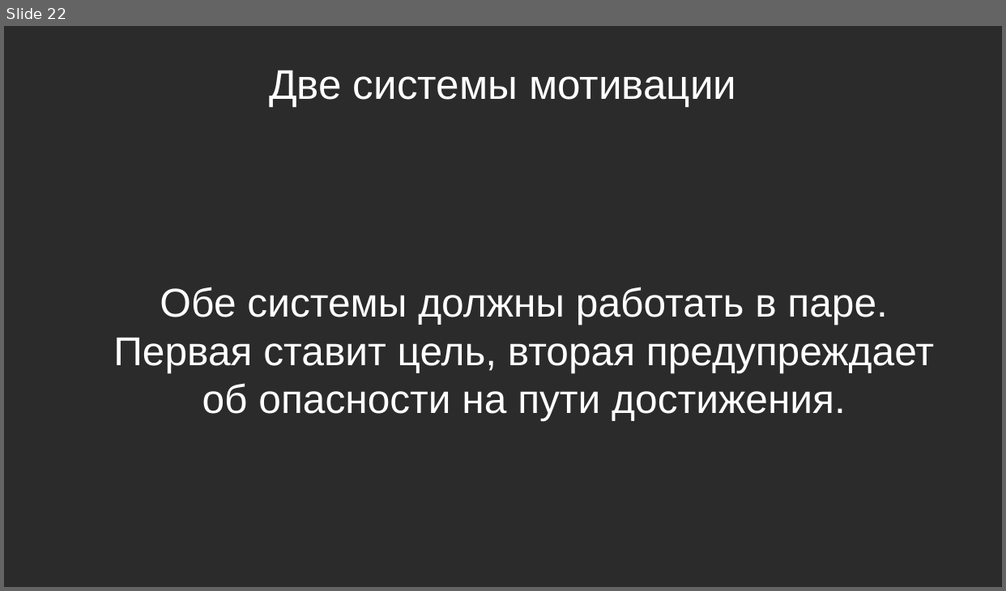
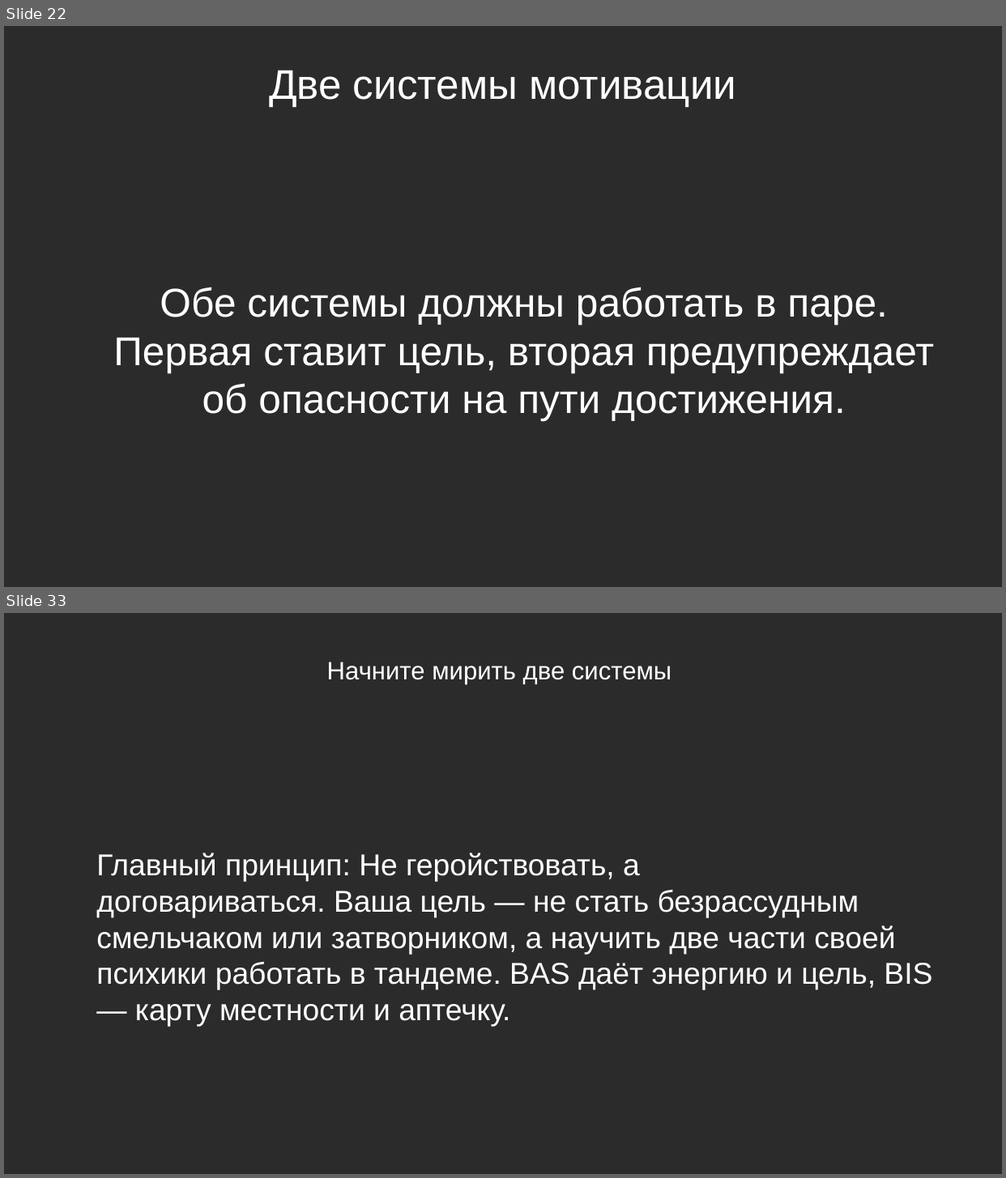
Before and after one commit to Chularev/articles, a slide deck: Psychology/Гомеостаз и мотивация (практика).odp. Shown one above the other, each under a label of ours: slide 22 before the commit, slides 22 and 33 after it; the slides between them are not shown. The pictures are 1006x591 and 1006x1178 pixels, drawn with LibreOffice and Linux fonts; fonts in the diff are those of the drawing; background and template pictures are left out; a plain dark background stands for a picture behind light text. Boxes give left, top, right and bottom in pixels: in the first picture for what was removed or moved away, otherwise in the second. Text is boxed around its words. In the diff, an @@ line names an element or a change of style, - is before the commit and + after.

```diff
--- a/Psychology/Гомеостаз и мотивация (практика).odp
+++ b/Psychology/Гомеостаз и мотивация (практика).odp
@@ slide 33 added at (x1=4, y1=613, x2=1002, y2=1174), background picture (left out) @@
@@ title added at (x1=327, y1=662, x2=671, y2=685), 20 pt, text #FFFFFF @@
+Начните мирить две системы
@@ text added at (x1=96, y1=853, x2=932, y2=1027), 24 pt, text #FFFFFF @@
+Главный принцип: Не геройствовать, а договариваться. Ваша цель — не стать безрассудным смельчаком или затворником, а научить две части своей психики работать в тандеме. BAS даёт энергию и цель, BIS — карту местности и аптечку.
```
Also in this commit, not shown: 4 slides changed, 13 other slides added, 1 slide removed.
